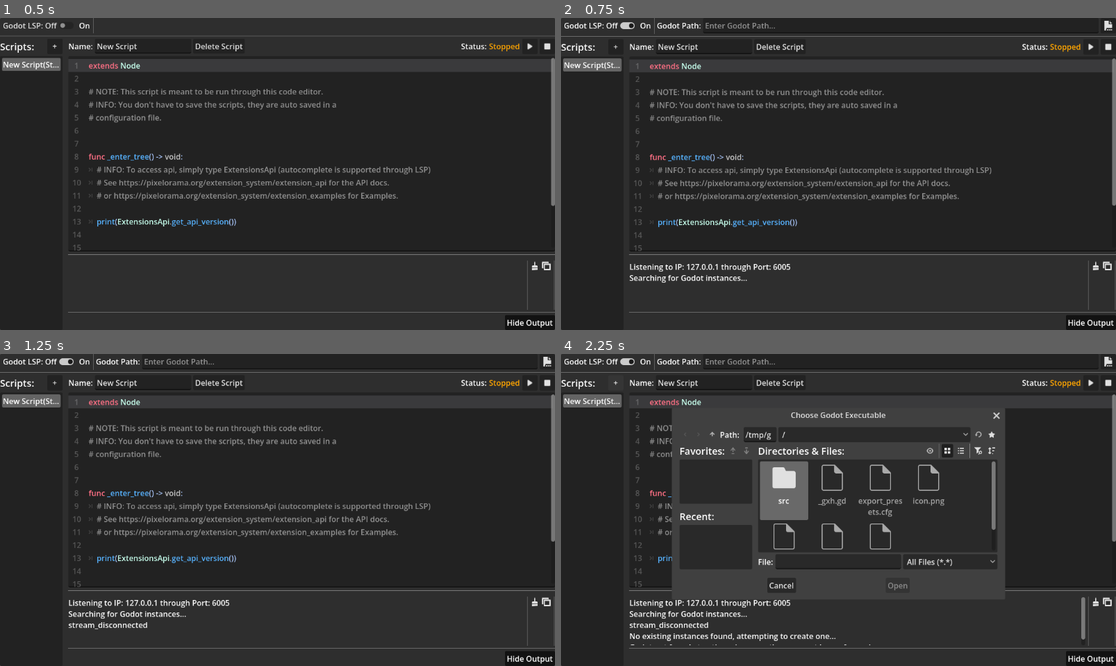
Above: before the commit, frames 1-4 (two rows, left to right).
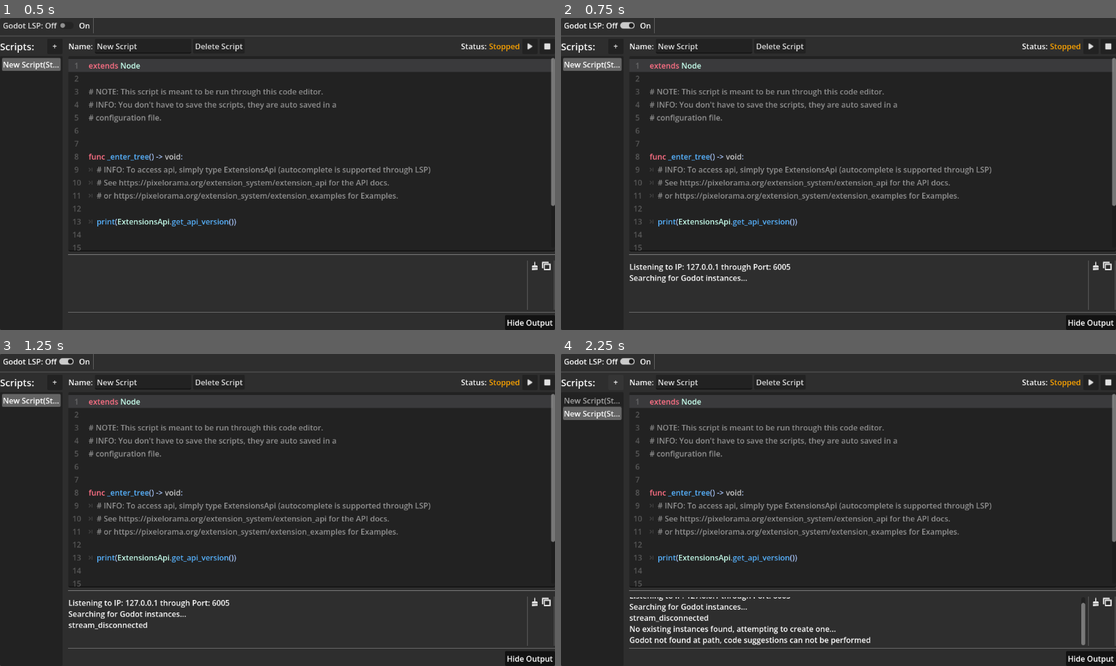
Above: after the commit, the same moments.

Repository: Variable-Interactive/Pixelorame-Ceramic
Game: Godot game, scene res://src/Extensions/Ceramic/CeramicEditor/Ceramic.tscn
The game is run twice, just before and just after one commit, with the same random seed, the same clock (stepped at 60 frames per second) and the same inputs.
Inputs (mouse positions are in pixels of both pictures, inside the frame that each line leads up to):
- Up to frame 1 (0.5 s): no input
- Up to frame 2 (0.75 s): click "Godot LSP: Off" at 0.5 s
- Up to frame 3 (1.25 s): no input
- Up to frame 4 (2.25 s): click (1110, 360) at 1.27 s; click "+" at 2 s

Frame 1 is identical in both runs. In frame 2, 3.0% of the frame differs, in the area x 0-100%, y 0-75%; in frame 3, 3.0%; in frame 4, 22%, in the area x 0-100%, y 0-94%.

Commit message:
Fixed a blunder

Diff:
--- a/src/Extensions/Ceramic/CeramicEditor/Ceramic.gd
+++ b/src/Extensions/Ceramic/CeramicEditor/Ceramic.gd
@@ -36,6 +36,7 @@
 
 var lsp_enabled := false:
 	set(value):
+		path_container.visible = lsp_enabled
 		for script in virtual_scripts:  # Reset script registeration
 			script.is_registered_to_lsp = false
 		lsp_enabled = value
@@ -63,6 +64,7 @@
 @onready var path_container: HBoxContainer = %PathContainer  # Container to godot path field
 
 func _ready() -> void:
+	%LogViewer.scroll_following = true
 	# LSP signals
 	add_child(godot_lsp)
 	non_lsp_validator.MessageBus.print_requested.connect(print_bus_message)
@@ -127,7 +129,6 @@
 func _on_lsp_enabled_toggled(toggled_on: bool) -> void:
 	if lsp_enabled != toggled_on:
 		lsp_enabled = toggled_on
-	path_container.visible = toggled_on
 
 
 func _lsp_initialized() -> void:
--- a/src/Extensions/Ceramic/CeramicEditor/Classes/VirtualScript.gd
+++ b/src/Extensions/Ceramic/CeramicEditor/Classes/VirtualScript.gd
@@ -44,4 +44,4 @@
 
 
 func prepare_for_intellisence() -> String:
-	return source_code + "\n" + API.API_APPENDAGE
+	return source_code + "\n" + API.compile_api()
